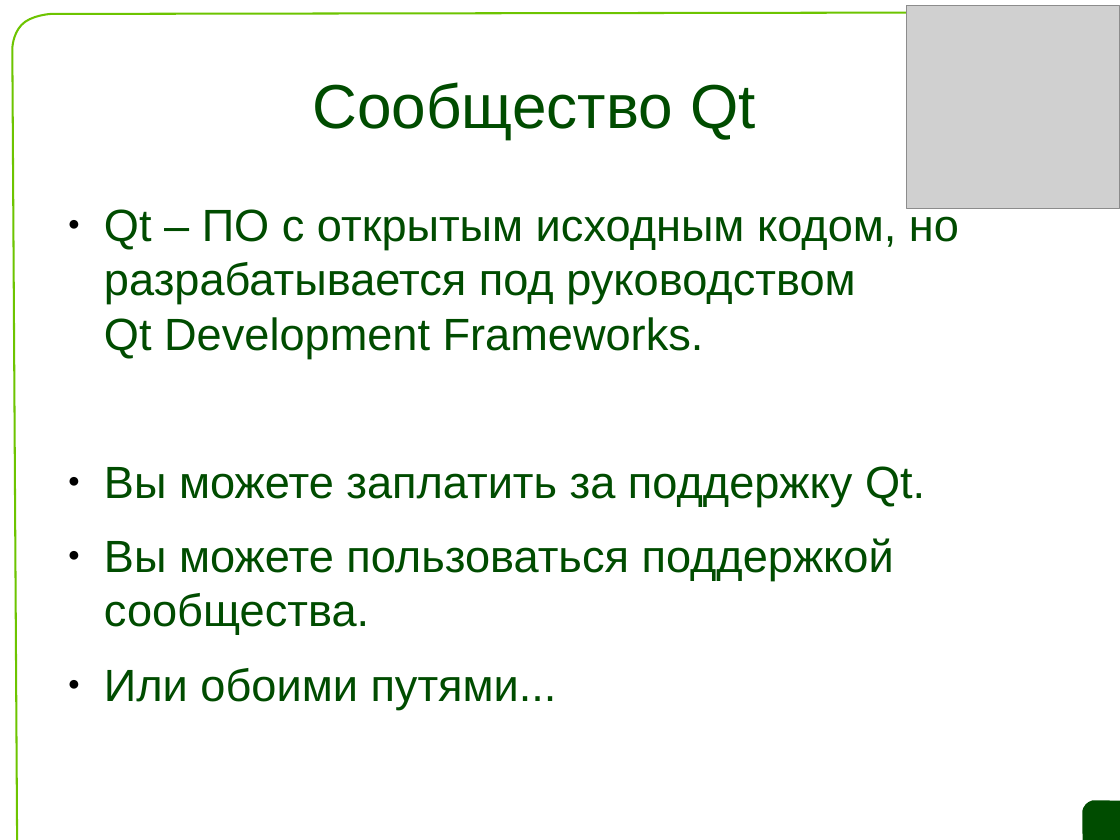
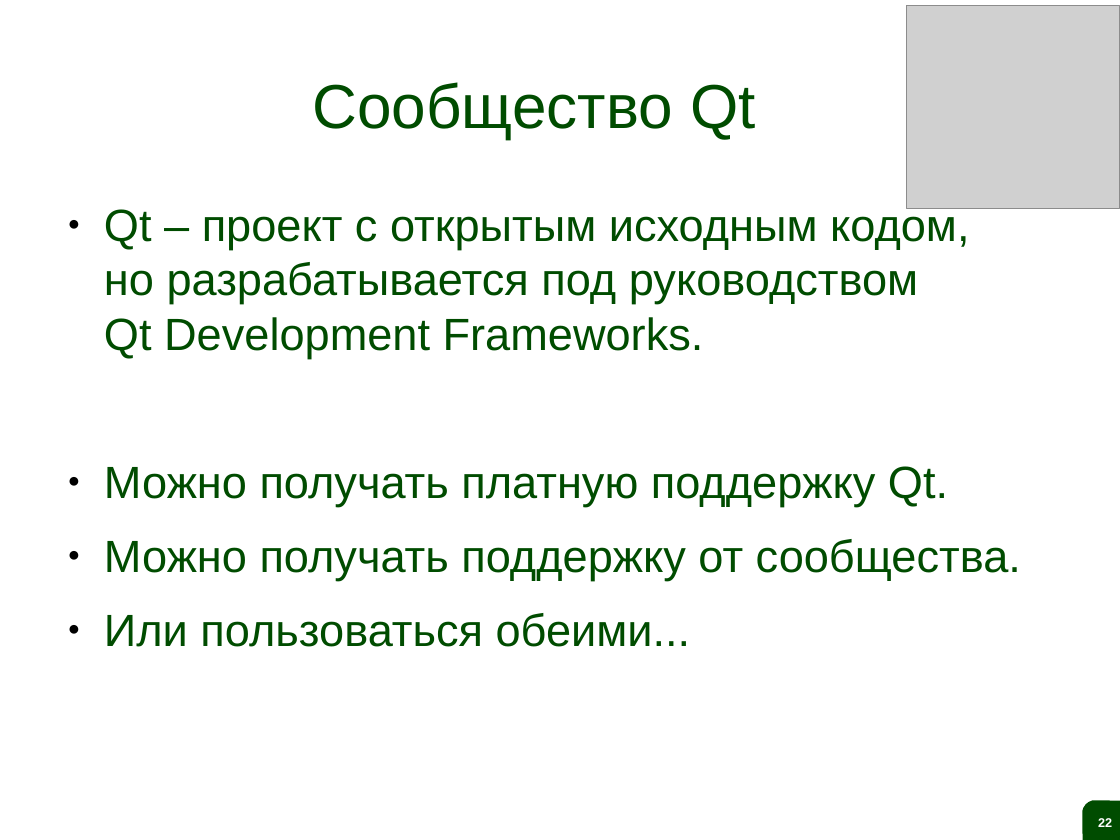
Before and after one commit to saa/qecm, a slide deck: slide 22 of Lectures and Exercises/L01 - The ideas behind Qt and a live demo/L1 Slides.odp. Drawn at 1120x840 pixels with LibreOffice and Linux fonts; fonts in the diff are those of the drawing; grey boxes stand for pictures; background and template pictures are left out. Boxes give left, top, right and bottom in pixels: in the first picture for what was removed or moved away, otherwise in the second. Text is boxed around its words. In the diff, an @@ line names an element or a change of style, - is before the commit and + after.

```diff
--- a/Lectures and Exercises/L01 - The ideas behind Qt and a live demo/L1 Slides.odp
+++ b/Lectures and Exercises/L01 - The ideas behind Qt and a live demo/L1 Slides.odp
@@ freeform shape removed at (12, 12, 1120, 840) @@
@@ text at (104, 206, 1021, 647): text changed @@
-● Qt – ПО с открытым исходным кодом, но разрабатывается под руководством Qt Development Frameworks.
-● Вы можете заплатить за поддержку Qt.
-● Вы можете пользоваться поддержкой сообщества.
-● Или обоими путями...
+● Qt – проект с открытым исходным кодом,
+  но разрабатывается под руководством
+  Qt Development Frameworks.
+● Можно получать платную поддержку Qt.
+● Можно получать поддержку от сообщества.
+● Или пользоваться обеими...
@@ freeform shape removed at (1082, 801, 1120, 840) @@
@@ page number added at (1082, 801, 1120, 840), fill #004C00, 9 pt, text #FFFFFF, bold @@
+22
```
Also in this commit, not shown: 29 other slides changed, 1 slide added, 1 slide removed, 1 other file.
